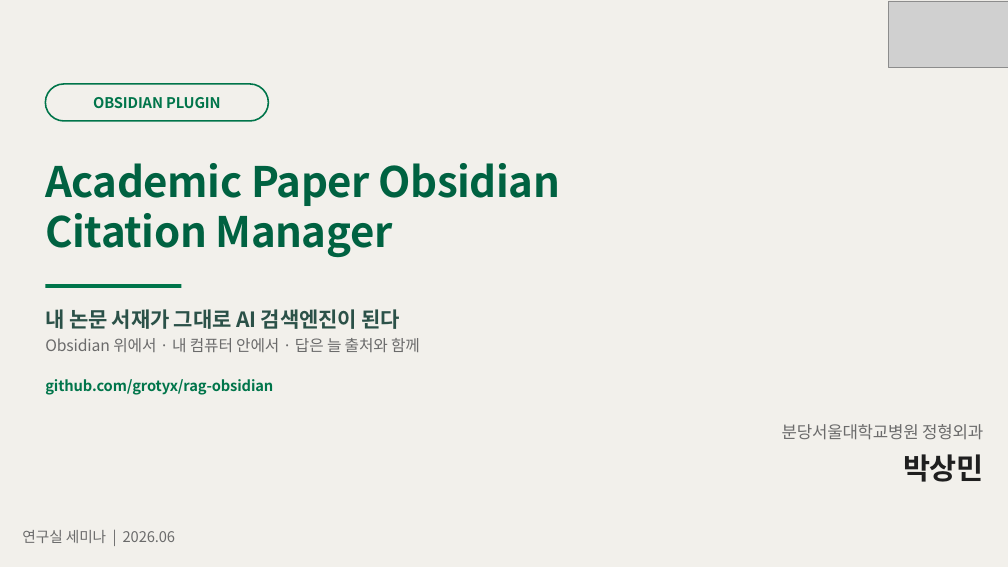
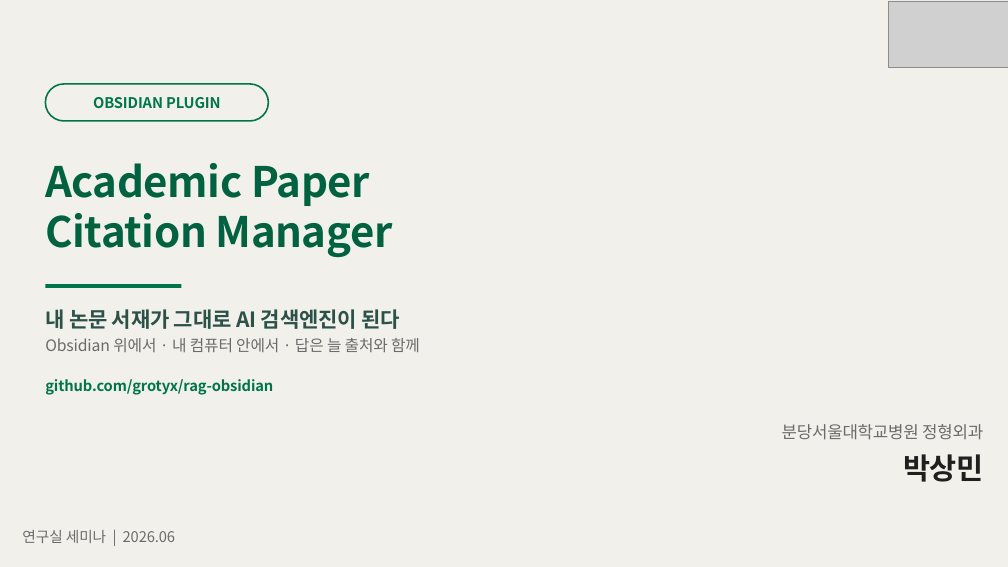
Before and after one commit to grotyx/rag-obsidian, a slide deck: slide 1 of presentation/rag_obsidian_deck.pptx. Drawn at 1008x567 pixels with LibreOffice and Linux fonts; fonts in the diff are those of the drawing; grey boxes stand for pictures. Boxes give left, top, right and bottom in pixels: in the first picture for what was removed or moved away, otherwise in the second. Text is boxed around its words. In the diff, an @@ line names an element or a change of style, - is before the commit and + after.

```diff
--- a/presentation/rag_obsidian_deck.pptx
+++ b/presentation/rag_obsidian_deck.pptx
@@ text at <box>45,163,370,206</box>: text changed @@
-Academic Paper Obsidian
+Academic Paper
```
Also in this commit, not shown: 2 other slides changed, 12 other files.
